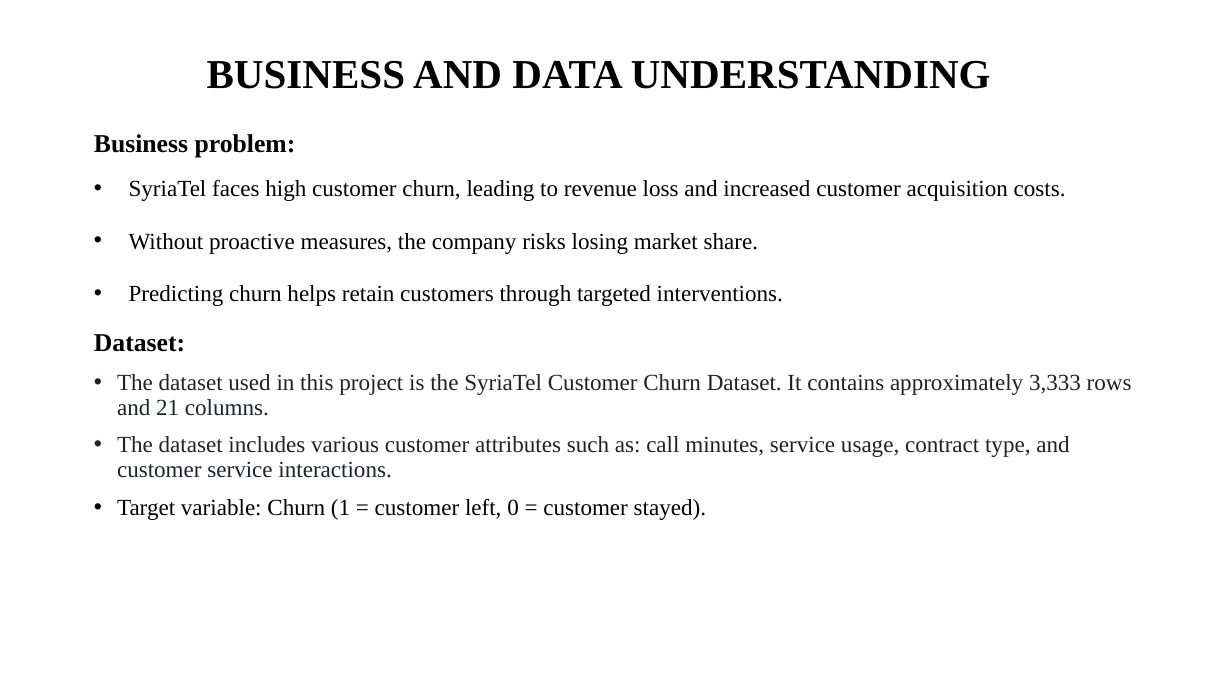
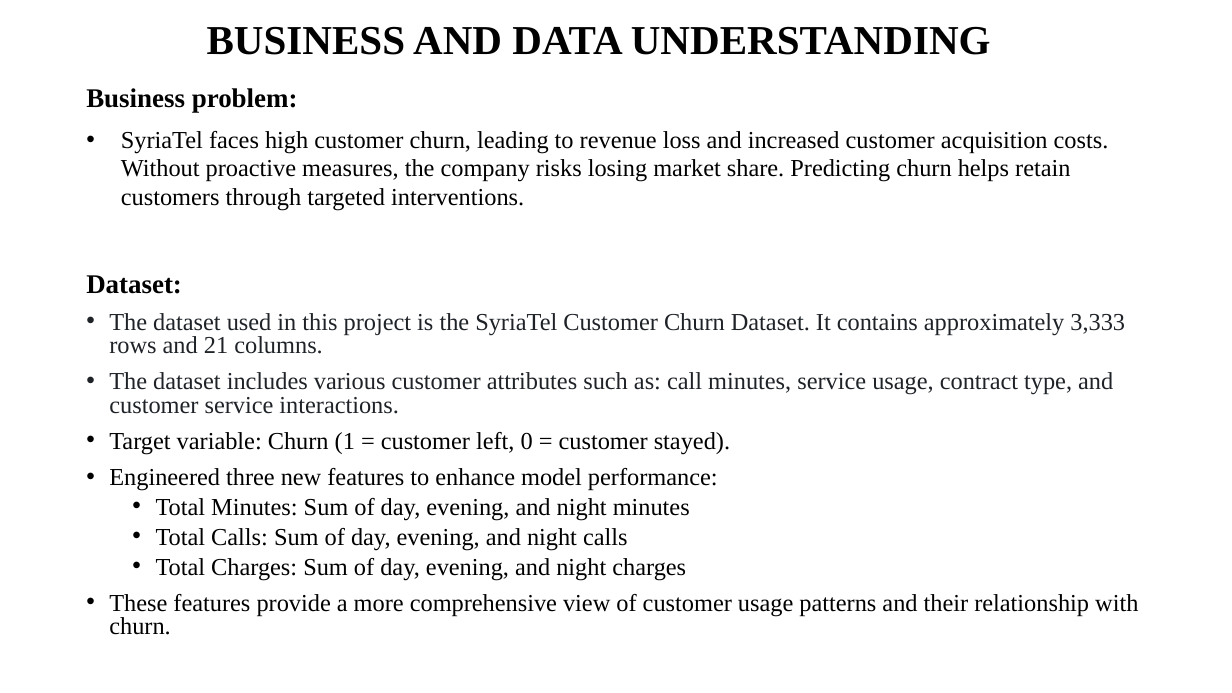
Before and after one commit to Mike101lab/Phase-3-Project-SyriaTel-Customer-Churn-Prediction-, a slide deck: slide 3 of SyriaTel Customer Churn Prediction Presentation.pptx. Drawn at 1232x693 pixels with LibreOffice and Linux fonts; fonts in the diff are those of the drawing; background and template pictures are left out. Boxes give left, top, right and bottom in pixels: in the first picture for what was removed or moved away, otherwise in the second. Text is boxed around its words. In the diff, an @@ line names an element or a change of style, - is before the commit and + after.

```diff
--- a/SyriaTel Customer Churn Prediction Presentation.pptx
+++ b/SyriaTel Customer Churn Prediction Presentation.pptx
@@ title "BUSINESS AND DATA UNDERSTANDING": place and size @@
-title "BUSINESS AND DATA UNDERSTANDING" at [207,60,991,89]
+title "BUSINESS AND DATA UNDERSTANDING" at [207,26,991,55]
@@ text "Business problem:": place and size @@
-text "Business problem:" at [94,134,1132,520]
+text "Business problem:" at [86,88,1138,635]
@@ text at [86,88,1125,455]: size 20 to 21 pt in "Business problem:", "Dataset:"; size 18 to 19 pt in "The dataset used in this project is ...", "The dataset includes various customer attributes such ...", "Target variable: Churn (1 = customer left, ..."; line spacing 0.9 to 0.8 @@
@@ text at [121,131,1109,211]: text changed; size 18 to 19 pt @@
-• SyriaTel faces high customer churn, leading to revenue loss and increased customer acquisition costs.
-• Without proactive measures, the company risks losing market share.
-• Predicting churn helps retain customers through targeted interventions.
+• SyriaTel faces high customer churn, leading to revenue loss and increased customer acquisition costs. Without proactive measures, the company risks losing market share. Predicting churn helps retain customers through targeted interventions.
@@ text at [109,468,1138,635]: paragraphs added @@
+• Engineered three new features to enhance model performance:
+  • Total Minutes: Sum of day, evening, and night minutes
+  • Total Calls: Sum of day, evening, and night calls
+  • Total Charges: Sum of day, evening, and night charges
+• These features provide a more comprehensive view of customer usage patterns and their relationship with churn.
```
Also in this commit, not shown: 1 slide added, 2 other files.
